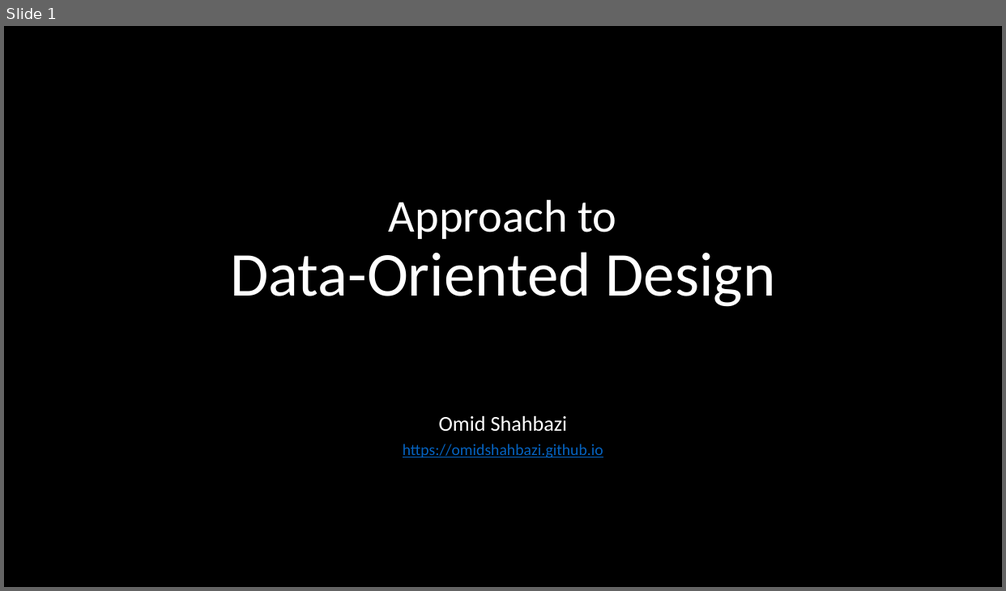
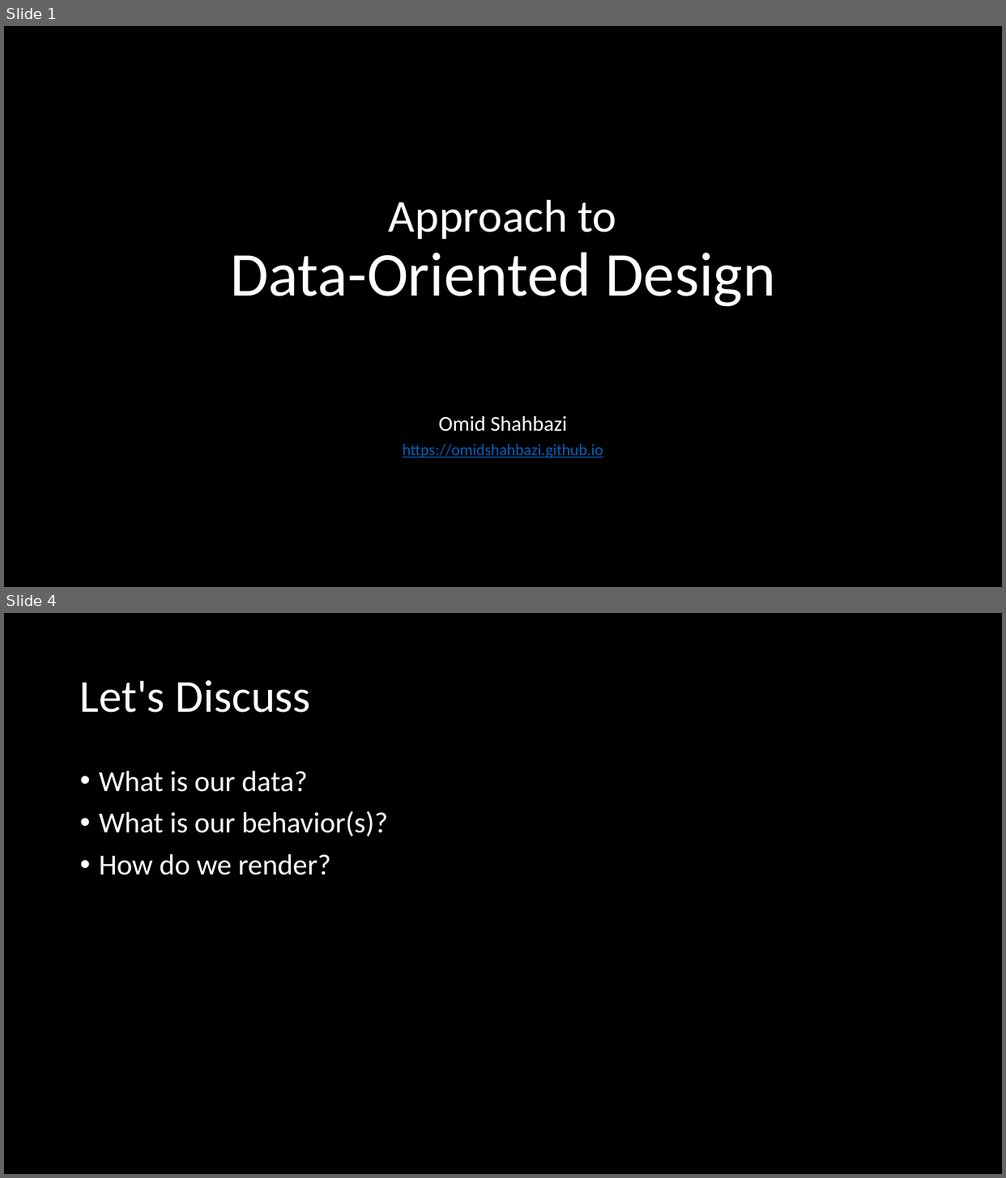
Before and after one commit to omidshahbazi/DODSample, a slide deck: Presentation/Presentation.pptx. Shown one above the other, each under a label of ours: slide 1 before the commit, slides 1 and 4 after it; the slides between them are not shown. The pictures are 1006x591 and 1006x1178 pixels, drawn with LibreOffice and Linux fonts; fonts in the diff are those of the drawing. Boxes give left, top, right and bottom in pixels: in the first picture for what was removed or moved away, otherwise in the second. Text is boxed around its words. In the diff, an @@ line names an element or a change of style, - is before the commit and + after.

```diff
--- a/Presentation/Presentation.pptx
+++ b/Presentation/Presentation.pptx
@@ slide 4 added at [4, 613, 1002, 1174], background #000000 @@
@@ title added at [80, 680, 311, 713], 44 pt, text #FFFFFF @@
+Let's Discuss
@@ text added at [99, 771, 388, 875], 28 pt, text #FFFFFF @@
+• What is our data?
+• What is our behavior(s)?
+• How do we render?
```
Also in this commit, not shown: 2 slides changed, 6 other slides added, 2 other files.
